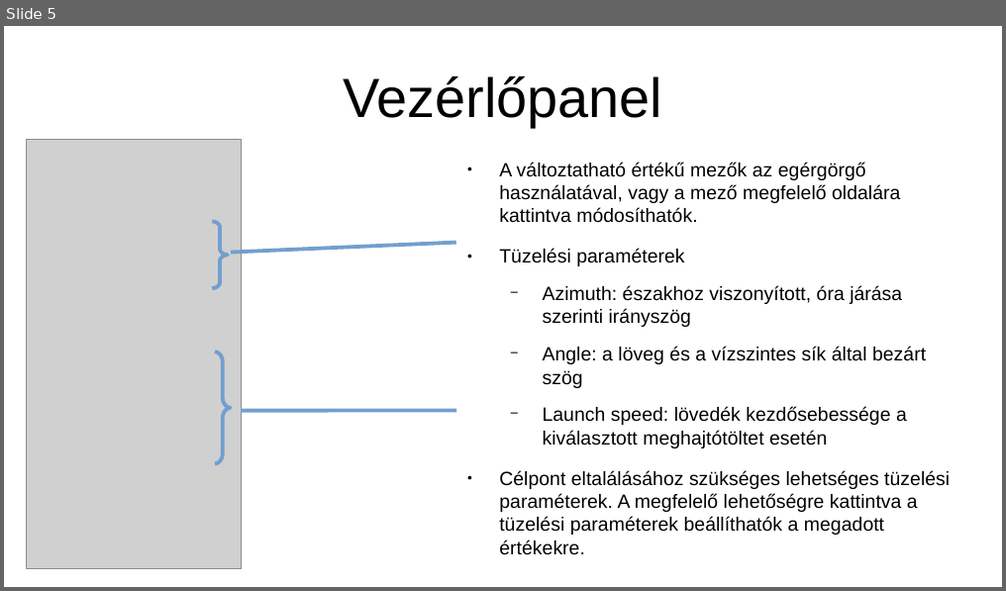
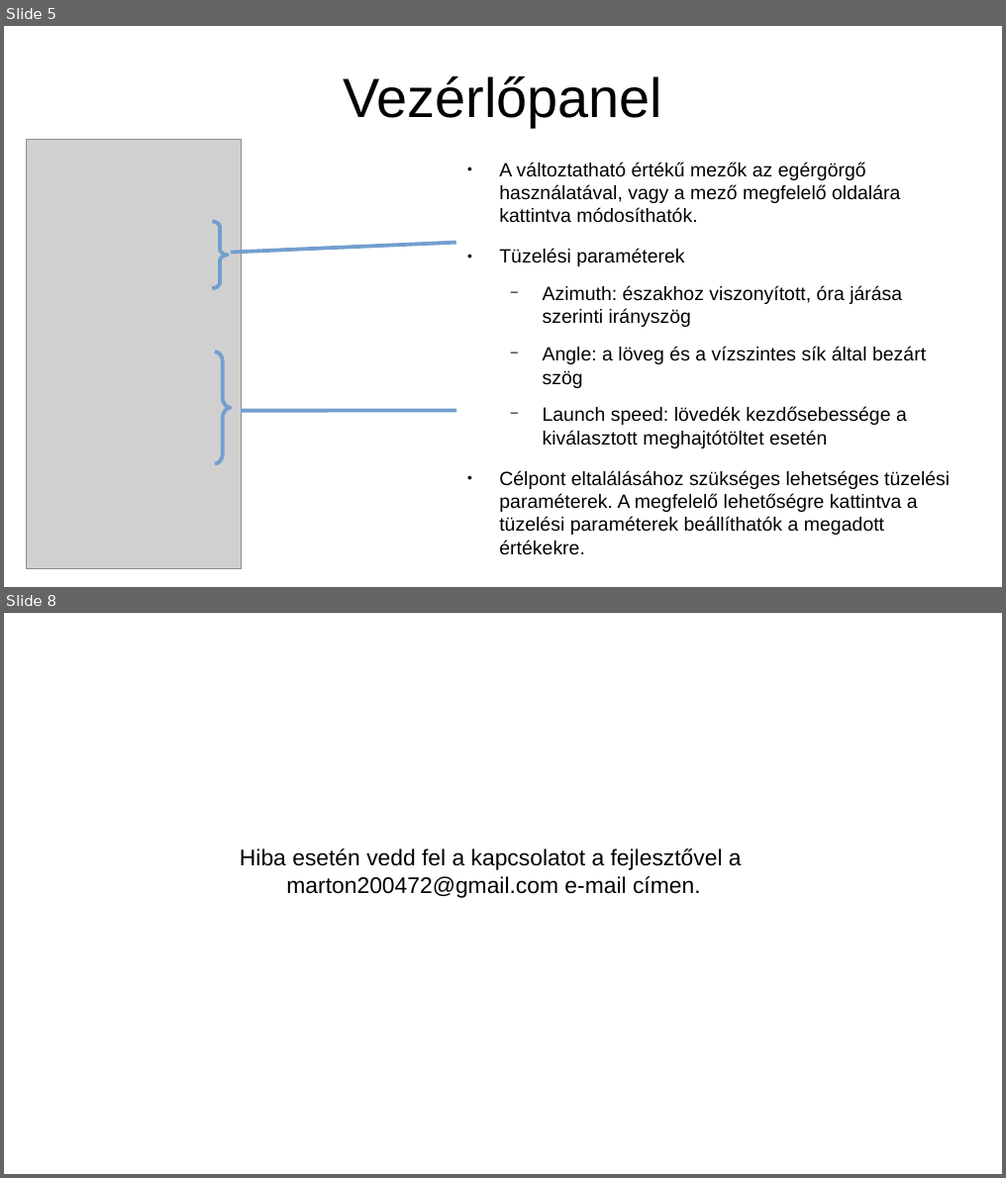
Before and after one commit to marton200472/TrajectoryCalculator, a slide deck: felh_dok.odp. Shown one above the other, each under a label of ours: slide 5 before the commit, slides 5 and 8 after it; the slides between them are not shown. The pictures are 1006x591 and 1006x1178 pixels, drawn with LibreOffice and Linux fonts; fonts in the diff are those of the drawing; grey boxes stand for pictures. Boxes give left, top, right and bottom in pixels: in the first picture for what was removed or moved away, otherwise in the second. Text is boxed around its words. In the diff, an @@ line names an element or a change of style, - is before the commit and + after.

```diff
--- a/felh_dok.odp
+++ b/felh_dok.odp
@@ slide 8 added at box(4, 613, 1002, 1174), background #FFFFFF @@
@@ text added at box(240, 849, 742, 898), 18 pt, text #000000 @@
+Hiba esetén vedd fel a kapcsolatot a fejlesztővel a marton200472@gmail.com e-mail címen.
```
Also in this commit, not shown: 1 slide changed, 1 other slide added, 28 other files.
